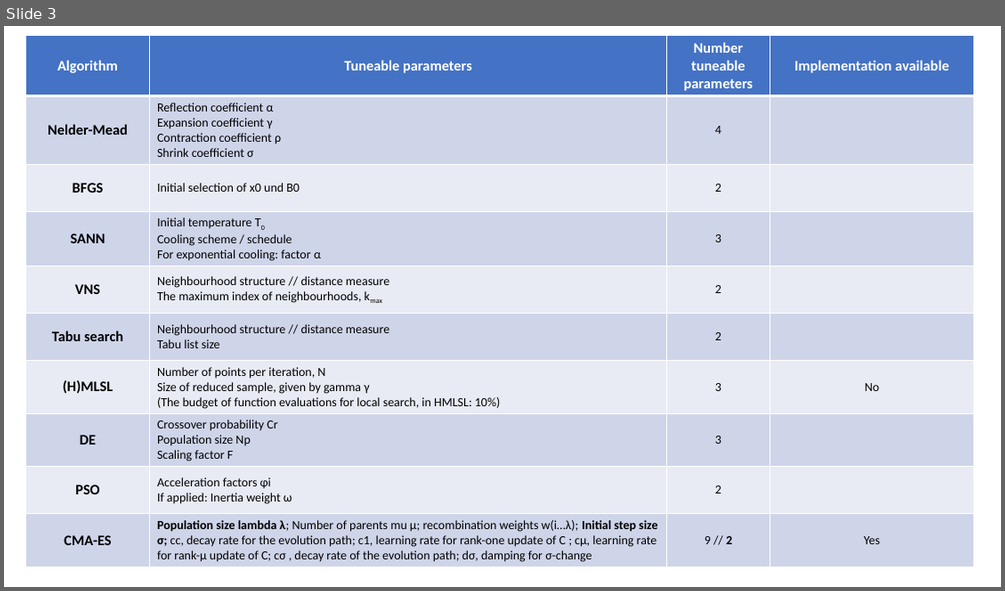
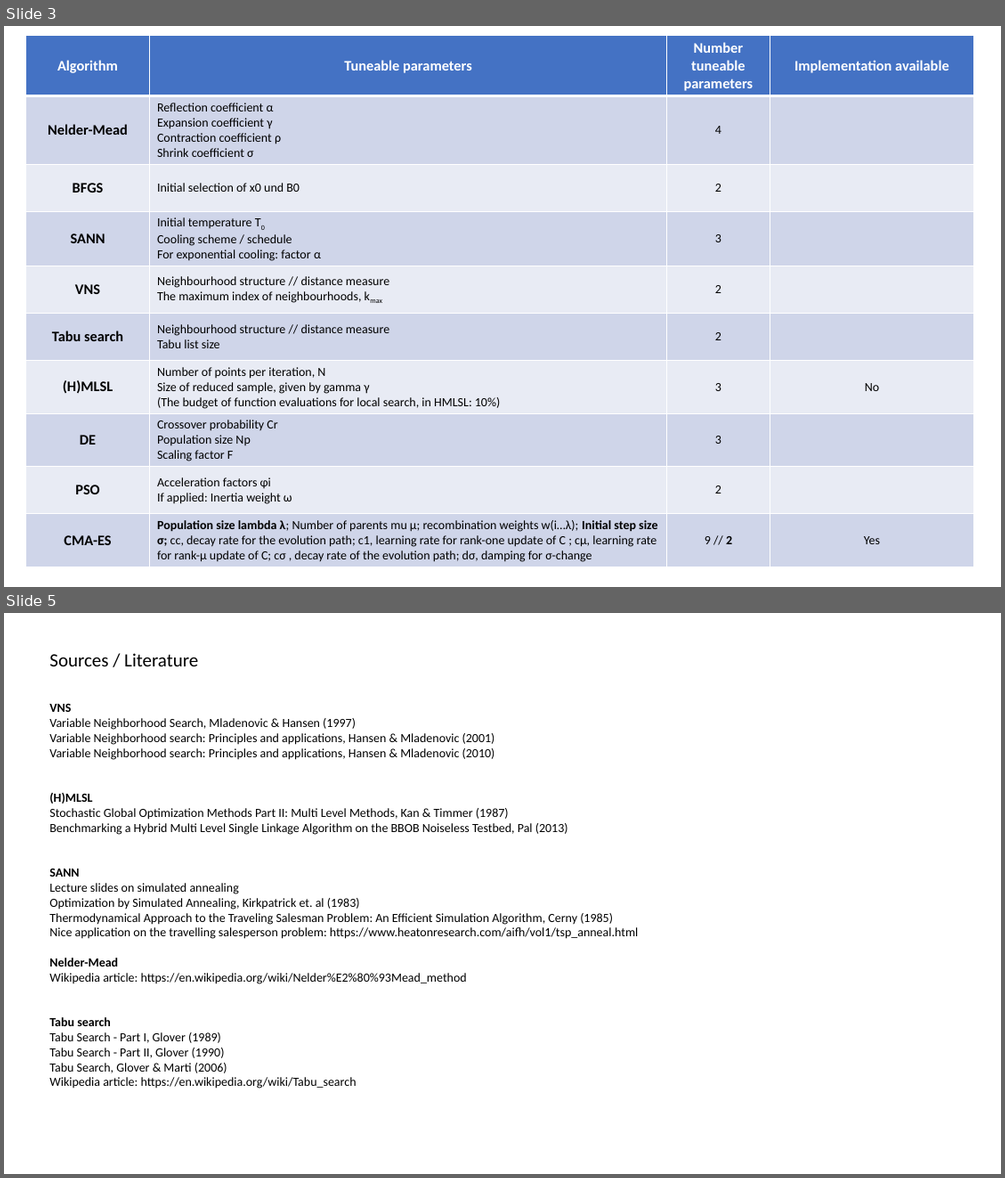
Before and after one commit to Schroedo1994/Realizing_dynAS, a slide deck: algorithm-overview.pptx. Shown one above the other, each under a label of ours: slide 3 before the commit, slides 3 and 5 after it; the slides between them are not shown. The pictures are 1005x591 and 1005x1178 pixels, drawn with LibreOffice and Linux fonts; fonts in the diff are those of the drawing. Boxes give left, top, right and bottom in pixels: in the first picture for what was removed or moved away, otherwise in the second. Text is boxed around its words. In the diff, an @@ line names an element or a change of style, - is before the commit and + after.

```diff
--- a/algorithm-overview.pptx
+++ b/algorithm-overview.pptx
@@ slide 5 added at (4,613,1001,1174), background #FFFFFF @@
@@ text added at (49,653,638,1088), 12 pt, text #000000 @@
+Sources / Literature
+VNS
+Variable Neighborhood Search, Mladenovic & Hansen (1997)
+Variable Neighborhood search: Principles and applications, Hansen & Mladenovic (2001)
+Variable Neighborhood search: Principles and applications, Hansen & Mladenovic (2010)
+(H)MLSL
+Stochastic Global Optimization Methods Part II: Multi Level Methods, Kan & Timmer (1987)
+Benchmarking a Hybrid Multi Level Single Linkage Algorithm on the BBOB Noiseless Testbed, Pal (2013)
+SANN
+Lecture slides on simulated annealing
+Optimization by Simulated Annealing, Kirkpatrick et. al (1983)
+Thermodynamical Approach to the Traveling Salesman Problem: An Efficient Simulation Algorithm, Cerny (1985)
+Nice application on the travelling salesperson problem: https://www.heatonresearch.com/aifh/vol1/tsp_anneal.html
+Nelder-Mead
+Wikipedia article: https://en.wikipedia.org/wiki/Nelder%E2%80%93Mead_method
+Tabu search
+Tabu Search - Part I, Glover (1989)
+Tabu Search - Part II, Glover (1990)
+Tabu Search, Glover & Marti (2006)
+Wikipedia article: https://en.wikipedia.org/wiki/Tabu_search
```
Also in this commit, not shown: 1 other slide added, 1 other file.
